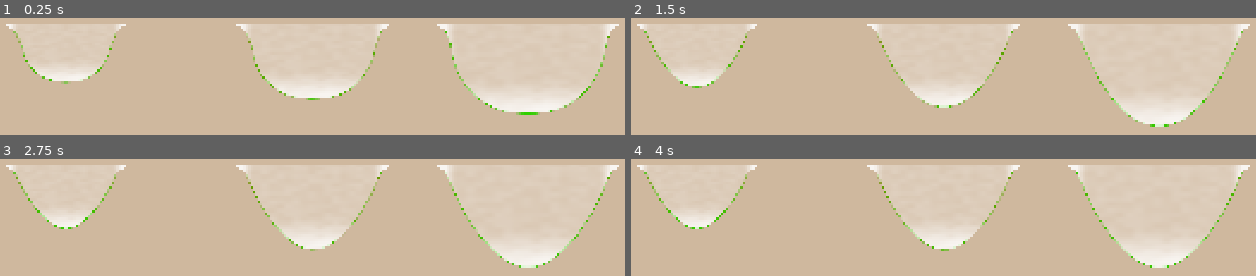
Above: before the commit, frames 1-4 (two rows, left to right).
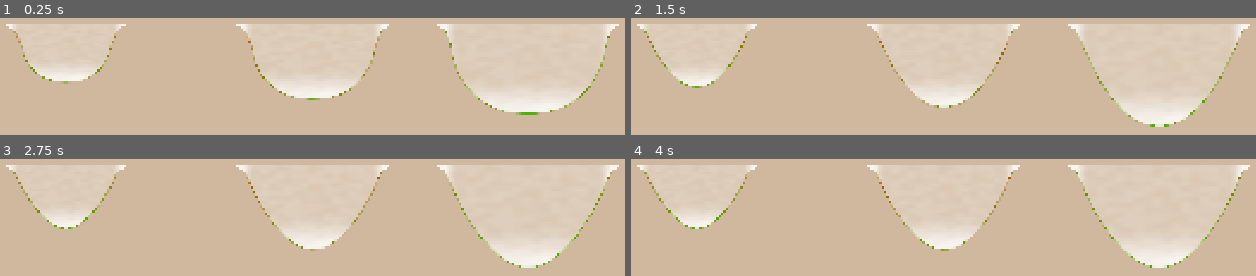
Above: after the commit, the same moments.

Repository: MakuroSama/gouDouJam5
Game: Godot game, scene res://EuroTestScene.tscn
Two runs of this game, one before a commit and one after it. Both use one fixed random seed, a clock stepped at 60 frames per second and the inputs below. This scene is started directly instead of the project's main scene.
Inputs (mouse positions are in pixels of both pictures, inside the frame that each line leads up to):
- Up to frame 1 (0.25 s): no input
- Up to frame 2 (1.5 s): tap Enter at 0.5 s; move the mouse to (outside the picture) at 0.52 s; tap 1 at 0.6 s; click (outside the picture) at 0.67 s; drag from (outside the picture) to (outside the picture) at 1.27 s
- Up to frame 3 (2.75 s): move the mouse to (68, 238) at 2.02 s; tap 3 at 2.1 s; click (68, 238) at 2.17 s
- Up to frame 4 (4 s): drag from (outside the picture) to (699, 238) at 2.77 s; tap Space at 3.5 s; move the mouse to (818, 192) at 3.52 s; tap 2 at 3.6 s; click (818, 192) at 3.67 s

The runs differ from the first frame. In frame 1, 0.6% of the frame differs, in the area x 2-98%, y 11-83%; in frame 2, 0.5%; in frame 3, 0.6%; in frame 4, 0.6%, in the area x 2-98%, y 11-94%.

Commit message:
どあおだ

Diff:
--- a/BigBag.tscn
+++ b/BigBag.tscn
@@ -8,5 +8,4 @@
 stiffness = 2200.0
 maximum_stretch = 1.02
 constraint_strength = 200.0
-break_threshold = 110.0
 smooth_subdivisions = 8
--- a/MainScene.gd
+++ b/MainScene.gd
@@ -310,7 +310,7 @@
 	item.scale = Vector2.ZERO
 	var tween = create_tween()
 	tween.tween_property(item, "scale", Vector2(size_scale, size_scale), 0.25).set_trans(Tween.TRANS_BACK).set_ease(Tween.EASE_OUT)
-
+	SfxPool.play_sfx(preload("res://SE・BGM/SE/audiostock_400832.mp3"))
 # 特選シールを商品に貼り付ける
 func _attach_special_sticker(item: RigidBody2D) -> void:
 	var sticker = Sprite2D.new()
@@ -390,7 +390,7 @@
 
 			grabbed_item.collision_layer = 0
 			grabbed_item.collision_mask = 0
-
+			SfxPool.play_sfx(preload("res://SE・BGM/SE/audiostock_1272928.mp3"))
 			var slot_idx = collider.get_meta("slot_index", -1)
 			if slot_idx >= 0 and slot_idx < price_tags.size():
 				price_tags[slot_idx].modulate.a = 0.4
@@ -431,6 +431,7 @@
 				get_tree().create_timer(0.8).timeout.connect(func(): spawn_item_at_slot(slot_idx))
 
 		grabbed_item = null
+		SfxPool.play_sfx(preload("res://SE・BGM/SE/audiostock_1283196.mp3"))
 
 func _is_above_bag_opening(item_pos: Vector2) -> bool:
 	if not has_node("Bag"):
--- a/MiddleBag.tscn
+++ b/MiddleBag.tscn
@@ -7,5 +7,4 @@
 stiffness = 2200.0
 maximum_stretch = 1.04
 constraint_strength = 150.0
-break_threshold = 110.0
 smooth_subdivisions = 8
--- /dev/null
+++ b/MusicPlayer.gd
@@ -0,0 +1,17 @@
+# MusicPlayer.gd (set as autoload)
+extends Node
+
+@onready var player = AudioStreamPlayer.new()
+
+func _ready():
+	add_child(player)
+	player.stream = preload("res://SE・BGM/BGM/audiostock_1086176.mp3")
+	player.volume_db = -5
+	player.play()
+
+func play_track(stream: AudioStream, fade_in: bool = false):
+	player.stream = stream
+	player.play()
+
+func stop():
+	player.stop()
--- /dev/null
+++ b/SFXPool.gd
@@ -0,0 +1,23 @@
+# SFXPool.gd — autoload singleton
+extends Node
+
+const POOL_SIZE = 16
+var players: Array[AudioStreamPlayer] = []
+
+func _ready():
+	for i in POOL_SIZE:
+		var p = AudioStreamPlayer.new()
+		p.bus = "SFX"
+		add_child(p)
+		players.append(p)
+
+func play_sfx(stream: AudioStream, volume_db: float = 1.0):
+	for p in players:
+		if not p.playing:
+			p.stream = stream
+			p.volume_db = volume_db
+			p.play()
+			return
+	# optional: steal the oldest voice if pool is full
+	players[0].stream = stream
+	players[0].play()
--- a/SmallBag.tscn
+++ b/SmallBag.tscn
@@ -8,5 +8,4 @@
 stiffness = 2200.0
 maximum_stretch = 1.04
 constraint_strength = 150.0
-break_threshold = 110.0
 smooth_subdivisions = 8
--- a/bag.gd
+++ b/bag.gd
@@ -569,7 +569,8 @@
 			var b := links[i + 1]
 
 			var distance := a.global_position.distance_to(b.global_position)
-
+			if distance > break_threshold/1.5:
+				SfxPool.play_sfx(preload("res://SE・BGM/SE/audiostock_1309294.mp3"))
 			if distance > break_threshold:
 				_break_joint(i)
 
@@ -722,7 +723,7 @@
 	if not _is_broken_signaled:
 		_is_broken_signaled = true
 		bag_broken.emit()
-
+	SfxPool.play_sfx(preload("res://SE・BGM/SE/audiostock_1600118.mp3"))
 # ============================================================
 # SMOOTH BAG DRAWING
 # ============================================================
--- a/project.godot
+++ b/project.godot
@@ -14,6 +14,11 @@
 run/main_scene="uid://diig3jjcb3ca4"
 config/features=PackedStringArray("4.7", "GL Compatibility")
 config/icon="res://icon.svg"
+
+[autoload]
+
+MusicPlayer="*uid://d33ylckl2bt1w"
+SfxPool="*uid://cf0hdw3ucnrg1"
 
 [display]
 
Not shown, added: MusicPlayer.gd.uid
Not shown, added: SE・BGM/BGM/audiostock_1086176.mp3.import
Not shown, added: SE・BGM/SE/audiostock_1128250.mp3.import
Not shown, added: SE・BGM/SE/audiostock_1272928.mp3.import
Not shown, added: SE・BGM/SE/audiostock_1283196.mp3.import
Not shown, added: SE・BGM/SE/audiostock_1309294.mp3.import
Not shown, added: SE・BGM/SE/audiostock_1600118.mp3.import
Not shown, added: SE・BGM/SE/audiostock_400832.mp3.import
Not shown, added: SE・BGM/SE/茂みガサガサ.mp3.import
Not shown, added: SFXPool.gd.uid
Not shown, added: SE・BGM/BGM/audiostock_1086176.mp3
Not shown, added: SE・BGM/SE/audiostock_1128250.mp3
(and 6 more such lines)
